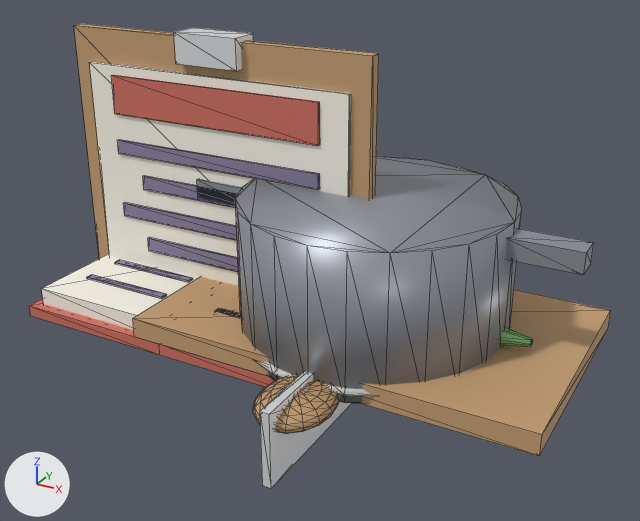
A saved change to the glTF model Sources/DioramaApp/Resources/Chef/chef-props.glb.
Rendered twice from a camera (50 mm lens) standing at (0.326, -0.701, 0.415) and looking at (-0.051, -0.016, 0.072). Lighting does not change. The marker at lower left points along +X, +Y and +Z. The older version comes first. Mesh edges are drawn as thin lines.

The scene before the commit, as lines of its bpy script (objects in view):
```python
me_prop_cutting_board = bpy.data.meshes.new('prop_cutting_board')
me_prop_cutting_board.from_pydata(...)  # a box spanning x -0.2..0.2, y -0.12..0.12, z 0.0..0.02
me_prop_cutting_board.materials.append(mat_prop_wood)  # brown #c49e73
me_prop_pot = bpy.data.meshes.new('prop_pot')
me_prop_pot.from_pydata(...)  # a box spanning x 0.125..0.195, y -0.013..0.013, z 0.11..0.13, material slot 0; a 24-sided cylinder along z spanning x -0.13..0.13, y -0.13..0.13, z 0.0..0.14, material slot 0; a box spanning x -0.195..-0.125, y -0.013..0.013, z 0.11..0.13, material slot 0; a 24-sided cylinder along z spanning x -0.12..0.12, y -0.12..0.12, z 0.12..0.13, material slot 1
me_prop_pot.materials.append(mat_prop_pot)  # grey #9599a2
me_prop_pot.materials.append(mat_prop_soup)  # orange #f3c46c
me_prop_spoon = bpy.data.meshes.new('prop_spoon')
me_prop_spoon.from_pydata(...)  # a UV sphere (16 segments, 10 rings, poles along z) spanning x -0.034..0.034, y -0.194..-0.106, z -0.01..0.018; an 8-sided cylinder along y spanning x -0.013..0.013, y -0.13..0.04, z -0.013..0.013
me_prop_spoon.materials.append(mat_prop_wood)  # brown #c49e73
ob_prop_cutting_board = bpy.data.objects.new('prop_cutting_board', me_prop_cutting_board)
ob_prop_cutting_board.location = (0.0, 0.0, 0.0)
ob_prop_pot = bpy.data.objects.new('prop_pot', me_prop_pot)
ob_prop_pot.location = (0.0, 0.0, 0.0)
ob_prop_spoon = bpy.data.objects.new('prop_spoon', me_prop_spoon)
ob_prop_spoon.location = (0.0, 0.0, 0.0)
# also in view: 'prop_recipe_card' at (-0.175, 0.0, 0.137); 'prop_knife' at (0.0, -0.041, -0.014); 'prop_cookbook' at (-0.17, 0.0, 0.004)
```
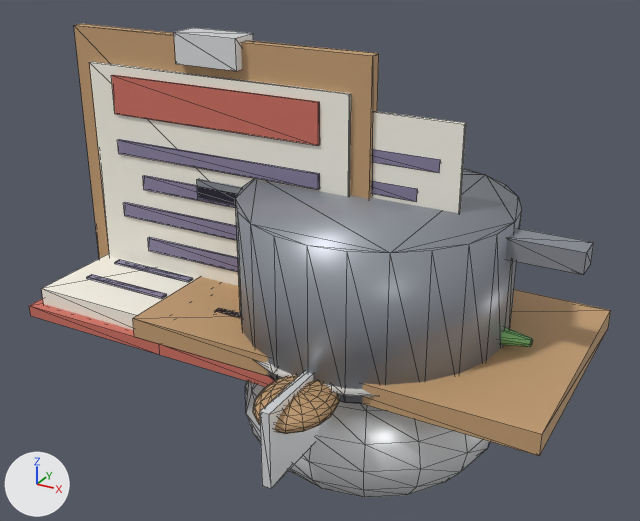
Edits to the bpy script that builds the scene:
```text
Add me_prop_ticket:
    me_prop_ticket.from_pydata(...)  # a box spanning x -0.08..0.08, y -0.002..0.002, z 0.0..0.22, material slot 0; a box spanning x -0.06..0.06, y -0.002..0.002, z 0.174..0.186, material slot 1; a box spanning x -0.04..0.04, y -0.002..0.002, z 0.144..0.156, material slot 1; a box spanning x -0.06..0.06, y -0.002..0.002, z 0.114..0.126, material slot 1; a box spanning x -0.04..0.04, y -0.002..0.002, z 0.084..0.096, material slot 1; a box spanning x -0.06..0.06, y -0.002..0.002, z 0.054..0.066, material slot 1
    me_prop_ticket.materials.append(mat_prop_paper)  # white #f9f6ea
    me_prop_ticket.materials.append(mat_prop_ink)  # greyish purple #8981a0
Add me_prop_cloche:
    me_prop_cloche.from_pydata(...)  # a UV sphere (16 segments, 10 rings, poles along z) spanning x -0.13..0.13, y -0.13..0.13, z -0.15..0.01; a 10-sided cylinder along z spanning x -0.021..0.021, y -0.022..0.022, z -0.02..0.01
    me_prop_cloche.materials.append(mat_prop_steel)  # white #eff1f3
Add ob_prop_ticket:
    ob_prop_ticket = bpy.data.objects.new('prop_ticket', me_prop_ticket)
    ob_prop_ticket.location = (0.0, 0.0, 0.0)
Add ob_prop_cloche:
    ob_prop_cloche = bpy.data.objects.new('prop_cloche', me_prop_cloche)
    ob_prop_cloche.location = (0.0, 0.0, 0.0)
```

Boxes (x1, y1, x2, y2) around the edits, measured in the pictures (640 x 521 px):
'prop_cloche', added
    after: (245, 381, 490, 497)
'prop_ticket', added
    after: (371, 111, 466, 213)
    faces in mat_prop_paper (white #f9f6ea): (371, 111, 466, 213)
    faces in mat_prop_ink (greyish purple #8981a0): (371, 149, 440, 202)
